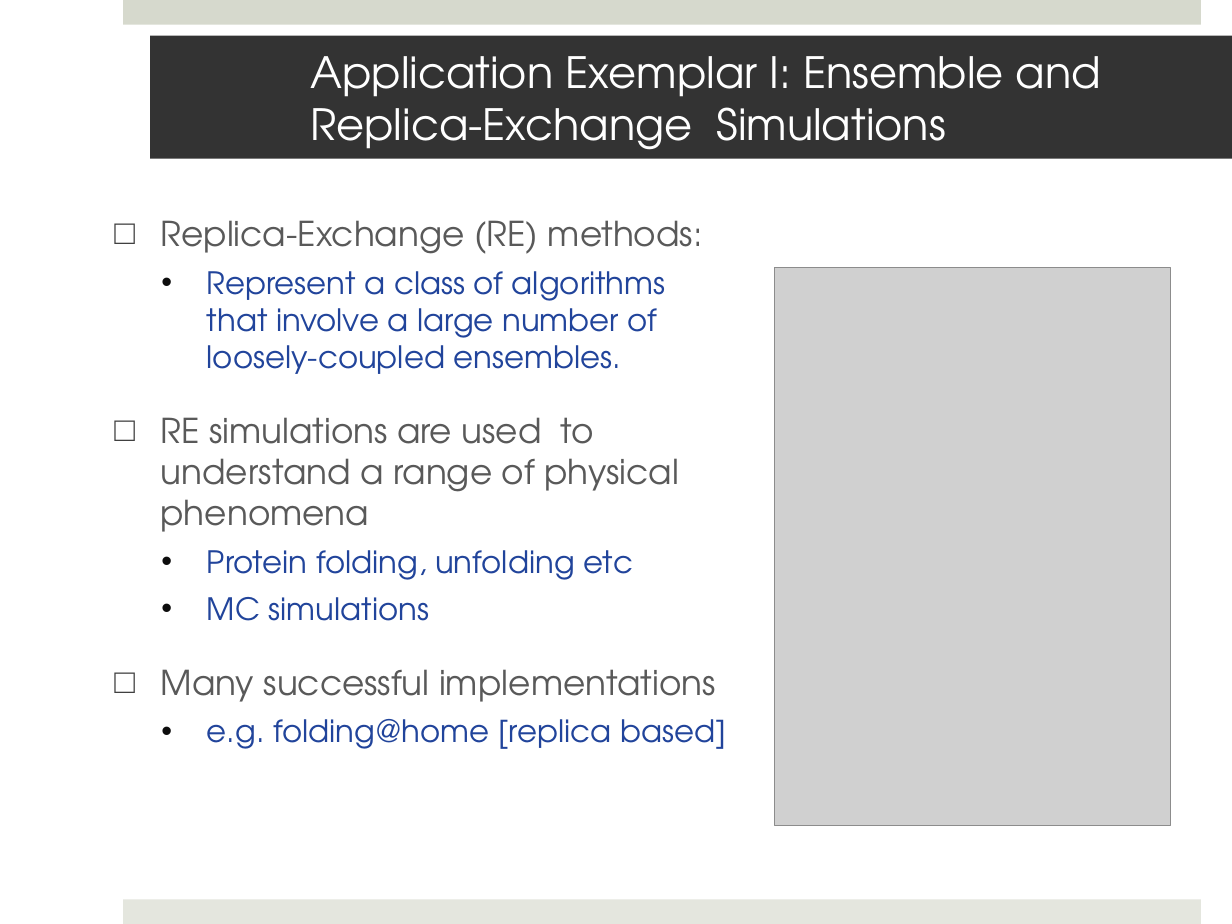
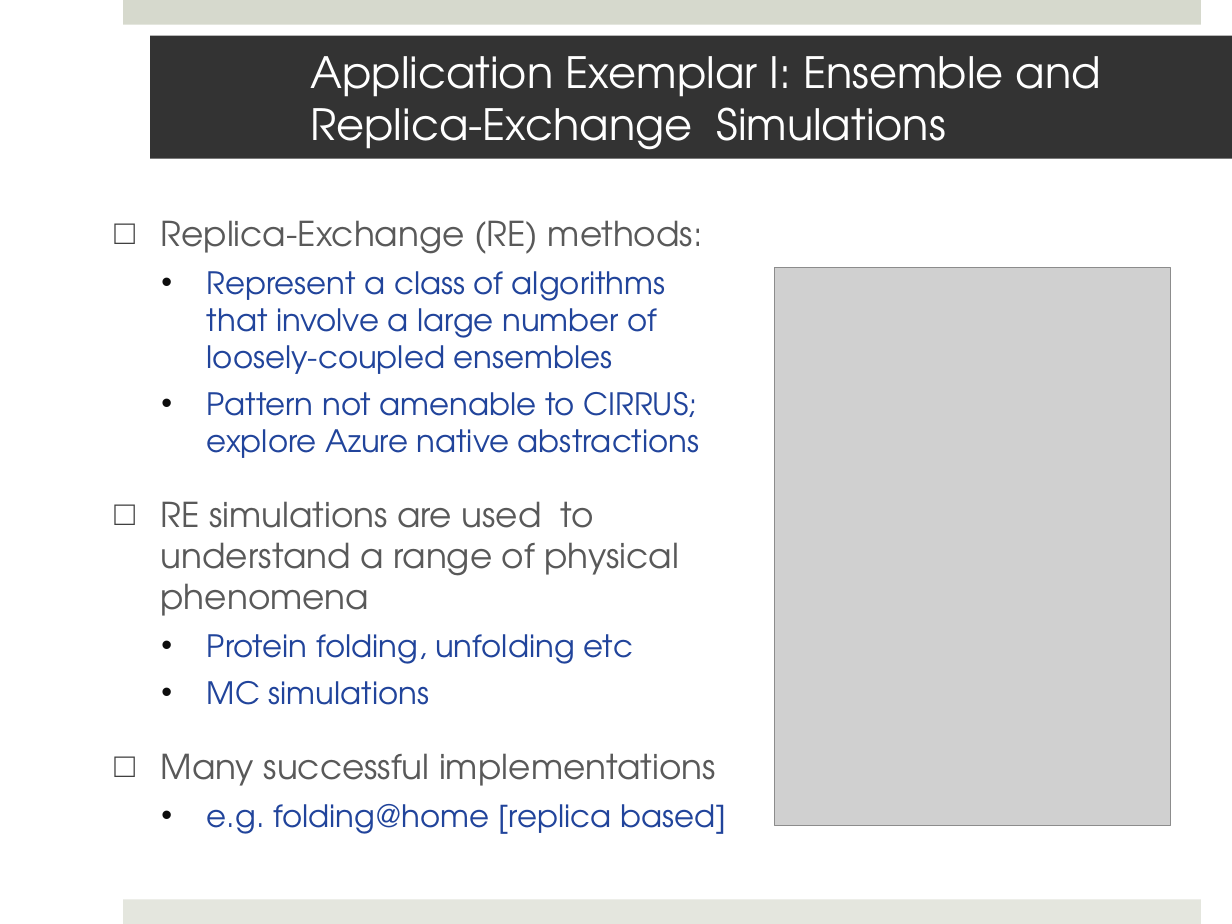
Before and after one commit to saga-project/saga-cpp-legacy-projects, a slide deck: slide 6 of saga-talks/abstractions_for_ls-microsoft.pptx. Drawn at 1232x924 pixels with LibreOffice and Linux fonts; fonts in the diff are those of the drawing; grey boxes stand for pictures; background and template pictures are left out. Boxes give left, top, right and bottom in pixels: in the first picture for what was removed or moved away, otherwise in the second. Text is boxed around its words. In the diff, an @@ line names an element or a change of style, - is before the commit and + after.

```diff
--- a/saga-talks/abstractions_for_ls-microsoft.pptx
+++ b/saga-talks/abstractions_for_ls-microsoft.pptx
@@ text at (207, 271, 699, 458): text changed @@
-  • Represent a class of algorithms that involve a large number of loosely-coupled ensembles.
+  • Represent a class of algorithms that involve a large number of loosely-coupled ensembles
+  • Pattern not amenable to CIRRUS; explore Azure native abstractions
```
Also in this commit, not shown: 7 other slides changed.
